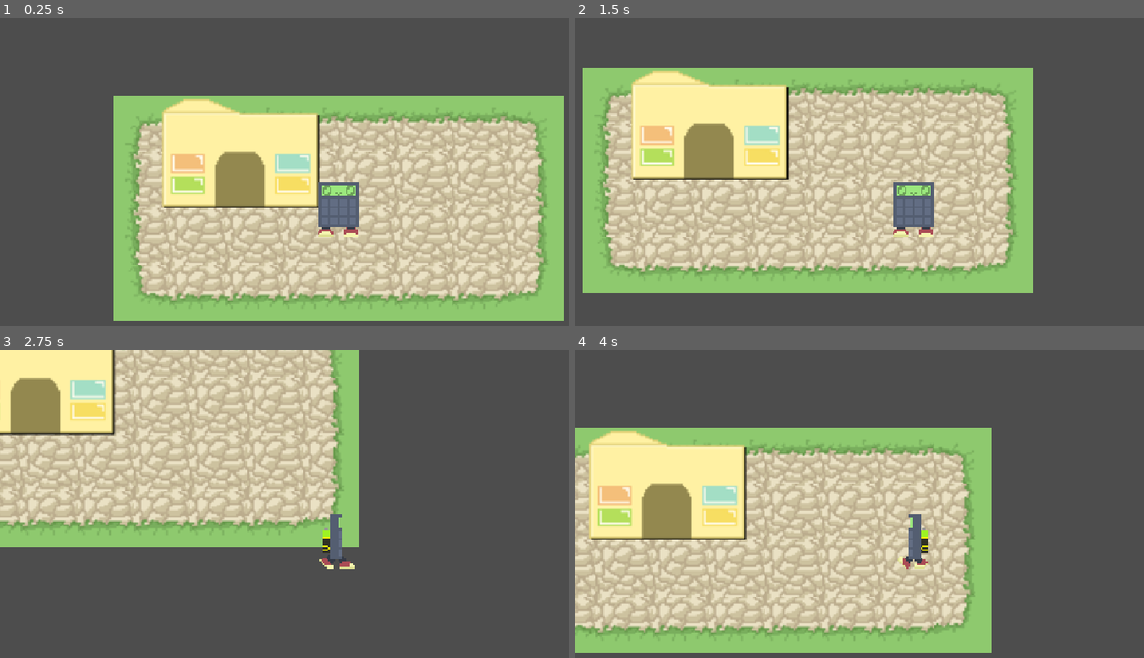
Above: before the commit, frames 1-4 (two rows, left to right).
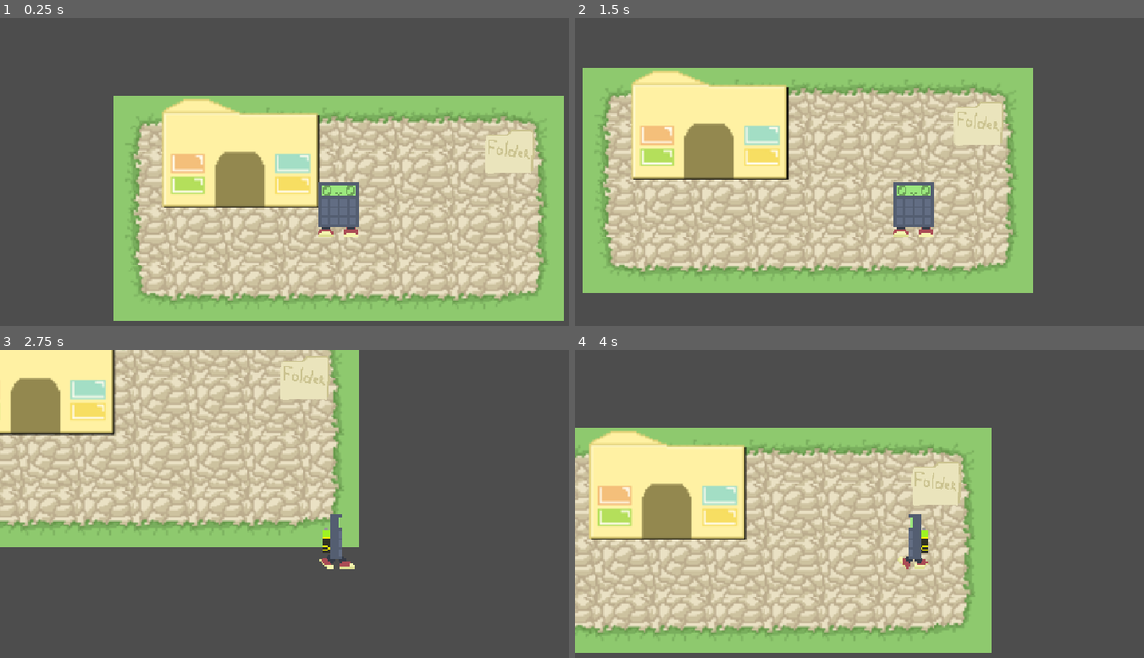
Above: after the commit, the same moments.

Repository: Mak-0001/calculator_rpg
Game: Godot game, scene res://scenes/world/lobby.tscn
Two runs of this game, one before a commit and one after it. Both use one fixed random seed, a clock stepped at 60 frames per second and the inputs below.
Inputs:
- Up to frame 1 (0.25 s): no input
- Up to frame 2 (1.5 s): tap Enter at 0.5 s; hold D (right) 0.53-1.28 s; tap Space (interact) at 0.6, 1.35 s; hold S (down) from 1.28 s (still down)
- Up to frame 3 (2.75 s): release S (down) at 2.03 s; hold D (right) from 2.03 s (still down); tap Space (interact) at 2.1 s
- Up to frame 4 (4 s): release D (right) at 2.78 s; hold W (up) 2.78-3.53 s; tap Space (interact) at 2.85, 3.6 s; hold A (left) from 3.53 s (still down)

The runs differ from the first frame. In frame 1, 0.7% of the frame differs, in the area x 85-95%, y 36-51%; in frame 2, 0.7%; in frame 3, 0.7%; in frame 4, 0.7%.

Commit message:
battle_system_04_1

Diff:
--- a/resources/enemy_resource/enemy_placeholder_res.tres
+++ b/resources/enemy_resource/enemy_placeholder_res.tres
@@ -5,4 +5,5 @@
 [resource]
 script = ExtResource("1_rcnpk")
 enemy_name = "Pimpuś"
+enemy_max_action = 3
 metadata/_custom_type_script = "uid://dtsw0yp6uycmi"
--- a/scenes/enemies_scenes/enemy_placeholder.tscn
+++ b/scenes/enemies_scenes/enemy_placeholder.tscn
@@ -1,16 +1,20 @@
 [gd_scene format=3 uid="uid://b3456871yuu6s"]
 
 [ext_resource type="Script" uid="uid://c0knta7plt0na" path="res://scripts/enemies_script/enemy_placeholder.gd" id="1_31ldk"]
-[ext_resource type="Resource" uid="uid://bdc33rxcnghuf" path="res://resources/enemy_resource/enemy_placeholder_res.tres" id="2_gyood"]
+[ext_resource type="Script" uid="uid://dtsw0yp6uycmi" path="res://scripts/resources_templates/enemy_resource_template.gd" id="2_8skoy"]
 [ext_resource type="PackedScene" uid="uid://bw2jy27jk50n3" path="res://scenes/others/interact_area.tscn" id="2_vx872"]
 [ext_resource type="Texture2D" uid="uid://trfjvsv101ib" path="res://icon.svg" id="3_vx872"]
+
+[sub_resource type="Resource" id="Resource_e5y35"]
+script = ExtResource("2_8skoy")
+metadata/_custom_type_script = "uid://dtsw0yp6uycmi"
 
 [sub_resource type="RectangleShape2D" id="RectangleShape2D_g4v7s"]
 size = Vector2(129, 129)
 
 [node name="EnemyPlaceholder" type="CharacterBody2D" unique_id=1448996320]
 script = ExtResource("1_31ldk")
-enemy_res_file = ExtResource("2_gyood")
+enemy_res_file = SubResource("Resource_e5y35")
 aligment = -1
 
 [node name="Area" parent="." unique_id=1107595560 instance=ExtResource("2_vx872")]
--- a/scenes/others/gate.tscn
+++ b/scenes/others/gate.tscn
@@ -2,6 +2,7 @@
 
 [ext_resource type="Script" uid="uid://blcxpbfigbtek" path="res://scripts/others/gate.gd" id="1_bl3dr"]
 [ext_resource type="PackedScene" uid="uid://bw2jy27jk50n3" path="res://scenes/others/interact_area.tscn" id="2_18ld8"]
+[ext_resource type="Texture2D" uid="uid://diurgaqrpeul8" path="res://assets/others/folder_icon.png" id="3_bucd7"]
 
 [node name="Gate" type="Area2D" unique_id=776249544]
 collision_layer = 4
@@ -16,5 +17,20 @@
 
 [node name="Area" parent="." unique_id=1107595560 instance=ExtResource("2_18ld8")]
 
+[node name="TextureRect" type="TextureRect" parent="." unique_id=1003261326]
+custom_maximum_size = Vector2(32, 32)
+anchors_preset = 8
+anchor_left = 0.5
+anchor_top = 0.5
+anchor_right = 0.5
+anchor_bottom = 0.5
+offset_left = -16.0
+offset_top = -16.0
+offset_right = 16.0
+offset_bottom = 16.0
+grow_horizontal = 2
+grow_vertical = 2
+texture = ExtResource("3_bucd7")
+
 [connection signal="body_entered" from="." to="." method="_on_body_entered"]
 [connection signal="interact_now" from="Area" to="." method="_on_area_interact_now"]
--- a/scenes/world/arena.tscn
+++ b/scenes/world/arena.tscn
@@ -14,6 +14,18 @@
 anchor_bottom = 1.0
 grow_horizontal = 2
 grow_vertical = 2
+
+[node name="turn_banner" type="Label" parent="Panel" unique_id=961511824]
+unique_name_in_owner = true
+layout_mode = 1
+anchors_preset = 5
+anchor_left = 0.5
+anchor_right = 0.5
+offset_left = -20.0
+offset_right = 20.0
+offset_bottom = 23.0
+grow_horizontal = 2
+text = "Turn of idk"
 
 [node name="Button" type="Button" parent="Panel" unique_id=2029232956]
 top_level = true
--- a/scenes/world/room1.tscn
+++ b/scenes/world/room1.tscn
@@ -4,9 +4,18 @@
 [ext_resource type="Script" uid="uid://d30mfjqe7xl0p" path="res://scripts/world/room.gd" id="1_r3iy5"]
 [ext_resource type="PackedScene" uid="uid://b3456871yuu6s" path="res://scenes/enemies_scenes/enemy_placeholder.tscn" id="2_cmstx"]
 [ext_resource type="PackedScene" uid="uid://jadnhxbu1cm0" path="res://scenes/others/gate.tscn" id="3_qhaqp"]
-[ext_resource type="Resource" uid="uid://bdc33rxcnghuf" path="res://resources/enemy_resource/enemy_placeholder_res.tres" id="3_s4jst"]
+[ext_resource type="Script" uid="uid://bg6p80306oe5c" path="res://scripts/resources_templates/ability_template.gd" id="4_e5y35"]
 [ext_resource type="Resource" uid="uid://dtcrmg5v2faik" path="res://resources/door_keys/lobby_room1.tres" id="5_4iskc"]
+[ext_resource type="Resource" uid="uid://badxoxq6mdagg" path="res://resources/abilities/run_away_ability.tres" id="5_q6a4c"]
 [ext_resource type="TileSet" uid="uid://cvtuwghernbhj" path="res://resources/tilemap_resources/tileset_v1.tres" id="7_s4jst"]
+
+[sub_resource type="Resource" id="Resource_jl2wn"]
+resource_local_to_scene = true
+script = ExtResource("4_e5y35")
+ability_name = "Zwykły atak"
+min_damage = 2
+max_damage = 4
+metadata/_custom_type_script = "uid://bg6p80306oe5c"
 
 [sub_resource type="RectangleShape2D" id="RectangleShape2D_1y6sv"]
 
@@ -15,24 +24,24 @@
 
 [node name="EnemyPlaceholder" parent="." unique_id=1448996320 instance=ExtResource("2_cmstx")]
 position = Vector2(-127, 1)
-enemy_res_file = ExtResource("3_s4jst")
+aligment = 0
 
 [node name="PlayerMain" parent="." unique_id=1867720141 instance=ExtResource("1_o6xkw")]
+ability_list = Array[ExtResource("4_e5y35")]([ExtResource("5_q6a4c"), SubResource("Resource_jl2wn")])
 
 [node name="gates" type="Node" parent="." unique_id=2071274928]
 
 [node name="Gate" parent="gates" unique_id=776249544 instance=ExtResource("3_qhaqp")]
-position = Vector2(1, 0)
+position = Vector2(282, -6)
 key_resource = ExtResource("5_4iskc")
 direction = 3
 
 [node name="CollisionShape2D" parent="gates/Gate" index="0" unique_id=725538783]
-position = Vector2(290, 4)
 shape = SubResource("RectangleShape2D_1y6sv")
 debug_color = Color(0.6456857, 0.5224494, 1.92523e-07, 0.41960785)
 
 [node name="SpawnPoint" parent="gates/Gate" index="1" unique_id=848420764]
-position = Vector2(243, 2)
+position = Vector2(-49, 5)
 
 [node name="TileMapLayer" type="TileMapLayer" parent="." unique_id=1194907461]
 z_index = -1
--- a/scripts/classes/enemy.gd
+++ b/scripts/classes/enemy.gd
@@ -1,7 +1,6 @@
 extends Entity;
 
 class_name Enemy;
-
 
 @export var enemy_res_file: EnemyFileResource:
 	set(value):
@@ -23,6 +22,11 @@
 	action_count -= ability_list[att_ind].ability_cost;
 	return ability_list[att_ind].ability_main;
 
+func die():
+	SignalBus.battle_to_end.emit();
+	print(enemy_res_file.enemy_name + " died");
+	queue_free();
+
 func connect_interaction(area: InteractArea):
 	match aligment:
 		ALIGMENT.FRIENDLY:
--- a/scripts/classes/entity.gd
+++ b/scripts/classes/entity.gd
@@ -47,7 +47,7 @@
 	print("empty turn")
 	action_count = 0;
 	#SignalBus.end_my_turn.emit();
-	return 0;
+	return -1;
 
 func take_damage(dam: int) -> void:
 	current_health -= dam;
--- a/scripts/global_scripts/battle_menager.gd
+++ b/scripts/global_scripts/battle_menager.gd
@@ -9,11 +9,14 @@
 #var enemy_res: EnemyFileResource;
 
 enum WHOSE_TURN {PLAYER = 0, ENEMY = 1, OTHER = -1, NONE = -2};
-var turn_of: WHOSE_TURN = WHOSE_TURN.NONE;
+var turn_of: WHOSE_TURN = WHOSE_TURN.NONE:
+	set(value):
+		turn_of = value;
+		if(arena_node):
+			(arena_node.turn_banner as Label).text = str(turn_of as int);
 var turn_index: int:
 	set(value):
 		value = value % (len(nodes_in_battle) if len(nodes_in_battle) != 0 else 1);
-		print("value==", value);
 		if(value == 0 or value == -1):
 			turn_of = value as WHOSE_TURN;
 			if(value == 0):
@@ -90,6 +93,7 @@
 
 func arena_ready(arena_node_temp: CanvasLayer):
 	arena_node = arena_node_temp as Arena;
+	(arena_node.turn_banner as Label).text = str(turn_of as int);
 	arena_node.set_battlefield(
 		GameMenager.playerNode,
 		nodes_in_battle.slice(1,len(nodes_in_battle))
--- a/scripts/world/arena.gd
+++ b/scripts/world/arena.gd
@@ -2,6 +2,7 @@
 class_name Arena
 
 @onready var player_options: GridContainer = %PlayerOptions
+@onready var turn_banner: Label = %turn_banner
 
 var player: PlayerMain;
 var enemy: Enemy;
Binary file added: assets/others/folder_icon.png
Not shown, added: assets/others/folder_icon.png.import
